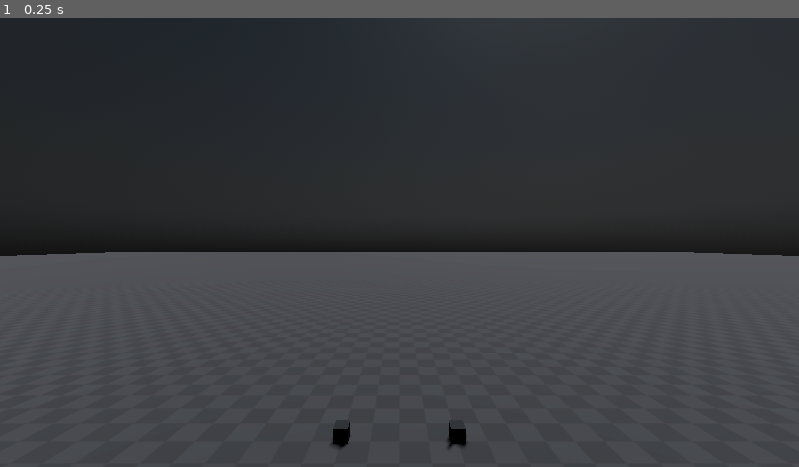
Above: before the commit, frame 1.
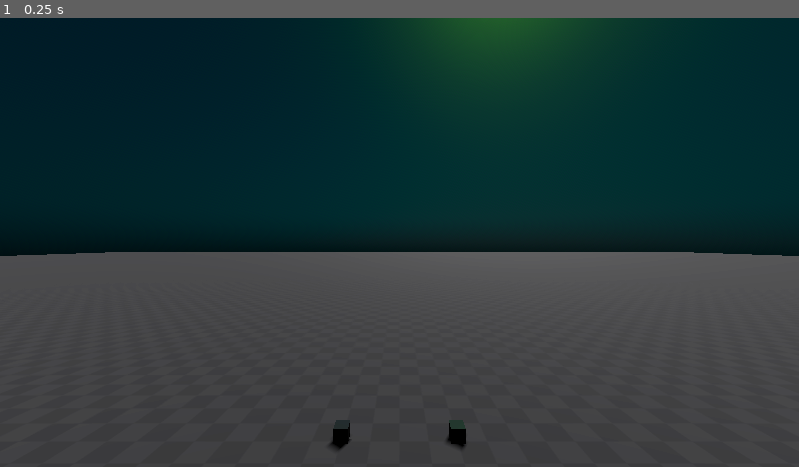
Above: after the commit, the same moment.

Repository: JD-The-65th/cyberbreak
Game: Godot game, scene res://levels/testing_environment.tscn
Two runs of this game, one before a commit and one after it. Both use one fixed random seed, a clock stepped at 60 frames per second and the inputs below.
Inputs:
- Up to frame 1 (0.25 s): no input

The runs differ from the first frame. In frame 1, 50% of the frame differs, in the area x 0-100%, y 0-97%.

Commit message:
Mess around with lighting a little

Diff:
--- a/levels/testing_environment.tscn
+++ b/levels/testing_environment.tscn
@@ -13,6 +13,8 @@
 [ext_resource type="PackedScene" uid="uid://v6tatf78qgf8" path="res://scenes/square_base.tscn" id="9_tbnho"]
 
 [sub_resource type="PhysicalSkyMaterial" id="PhysicalSkyMaterial_gx25x"]
+rayleigh_color = Color(0, 0.282353, 0.521569, 1)
+mie_color = Color(0.917647, 0.686275, 0, 1)
 
 [sub_resource type="Sky" id="Sky_6p37l"]
 sky_material = SubResource("PhysicalSkyMaterial_gx25x")
@@ -43,7 +45,7 @@
 environment = SubResource("Environment_tjlfa")
 
 [node name="DirectionalLight3D" type="DirectionalLight3D" parent="."]
-transform = Transform3D(-0.866025, -0.433013, 0.25, 0, 0.5, 0.866025, -0.5, 0.75, -0.433013, 0, 0, 0)
+transform = Transform3D(-0.866025, -0.433013, 0.25, -0.129342, 0.676994, 0.724534, -0.482981, 0.595129, -0.642301, 0, 0, 0)
 shadow_enabled = true
 directional_shadow_mode = 1
 
